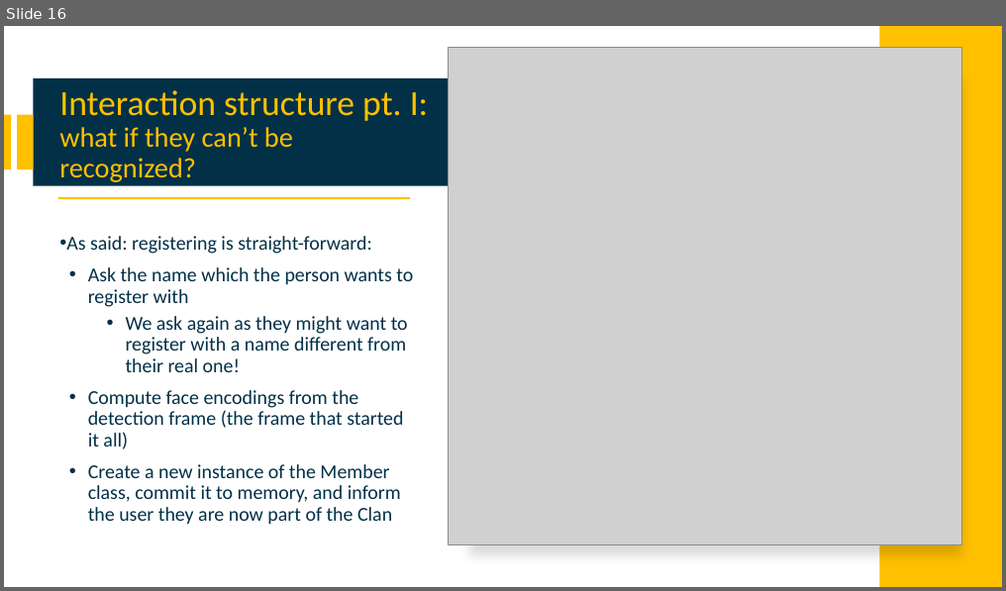
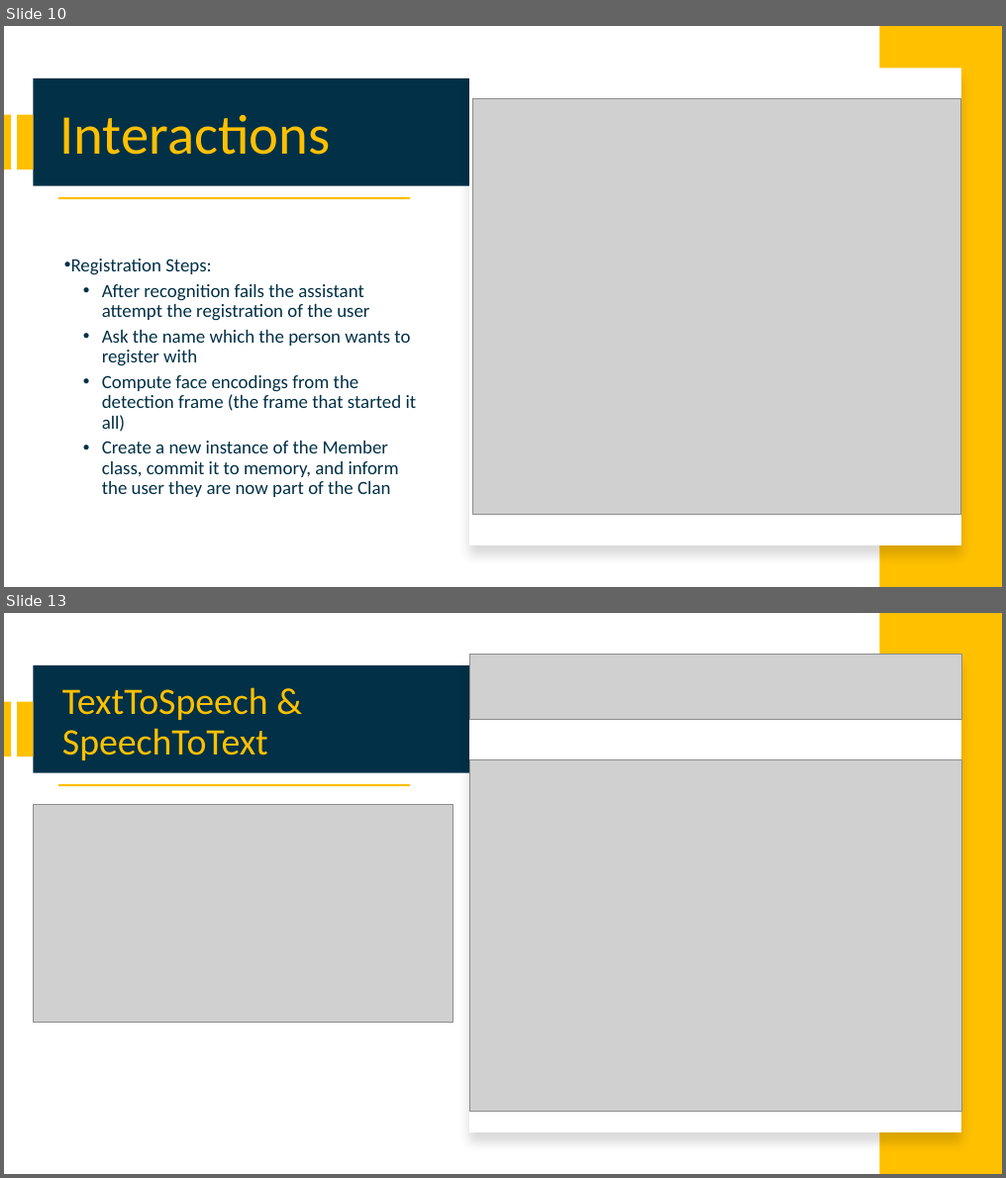
Before and after one commit to attennig/MultimodalMultiuserHomeAssistant, a slide deck: Multimodal personalized multiuser Home Assistant.pptx. Shown one above the other, each under a label of ours: slide 16 before the commit, slides 10 and 13 after it; the slides between them are not shown. The pictures are 1006x591 and 1006x1178 pixels, drawn with LibreOffice and Linux fonts; fonts in the diff are those of the drawing; grey boxes stand for pictures. Boxes give left, top, right and bottom in pixels: in the first picture for what was removed or moved away, otherwise in the second. Text is boxed around its words. In the diff, an @@ line names an element or a change of style, - is before the commit and + after.

```diff
--- a/Multimodal personalized multiuser Home Assistant.pptx
+++ b/Multimodal personalized multiuser Home Assistant.pptx
@@ slide 13 added at (4, 613, 1002, 1174), background #FFFFFF @@
@@ rectangle added at (880, 613, 1002, 1174), fill #FFC000 @@
@@ rectangle added at (33, 665, 469, 773), fill #023047 @@
@@ rectangle added at (469, 655, 961, 1133), fill #FFFFFF @@
@@ picture added at (469, 655, 961, 719) @@
@@ rectangle added at (4, 701, 12, 757), fill #FFC000 @@
@@ rectangle added at (17, 701, 33, 757), fill #FFC000 @@
@@ title added at (62, 687, 268, 761), 36 pt, text #FFC000 @@
+TextToSpeech & SpeechToText
@@ picture added at (469, 761, 961, 1112) @@
@@ rectangle added at (58, 784, 411, 786), fill #FFC000 @@
@@ picture added at (33, 805, 453, 1022) @@
@@ what was slide 16 is now slide 10 @@
@@ slide 10 changed as well @@
@@ picture: place and size @@
-picture at (448, 48, 961, 546)
+picture at (472, 98, 961, 516)
@@ title at (59, 115, 330, 155): text changed; size 27 to 54 pt @@
-Interaction structure pt. I: what if they can’t be recognized?
+Interactions
@@ text at (71, 259, 369, 321): text changed; size 19 to 18 pt @@
-• As said: registering is straight-forward:
+• Registration Steps:
+  • After recognition fails the assistant attempt the registration of the user
@@ text at (126, 316, 408, 372): paragraph removed @@
-  • We ask again as they might want to register with a name different from their real one!
@@ text at (102, 330, 417, 497): size 19 to 18 pt in "Ask the name which the person wants ...", "Compute face encodings from the detection frame ...", "Create a new instance of the Member ..."; list level 1 to 2 in "Ask the name which the ..."; list level 1 to 2 in "Compute face encodings from the ..."; list level 1 to 2 in "Create a new instance of ..." @@
```
Also in this commit, not shown: 12 other slides changed, 3 other slides added, 6 slides removed, 1 other file.
